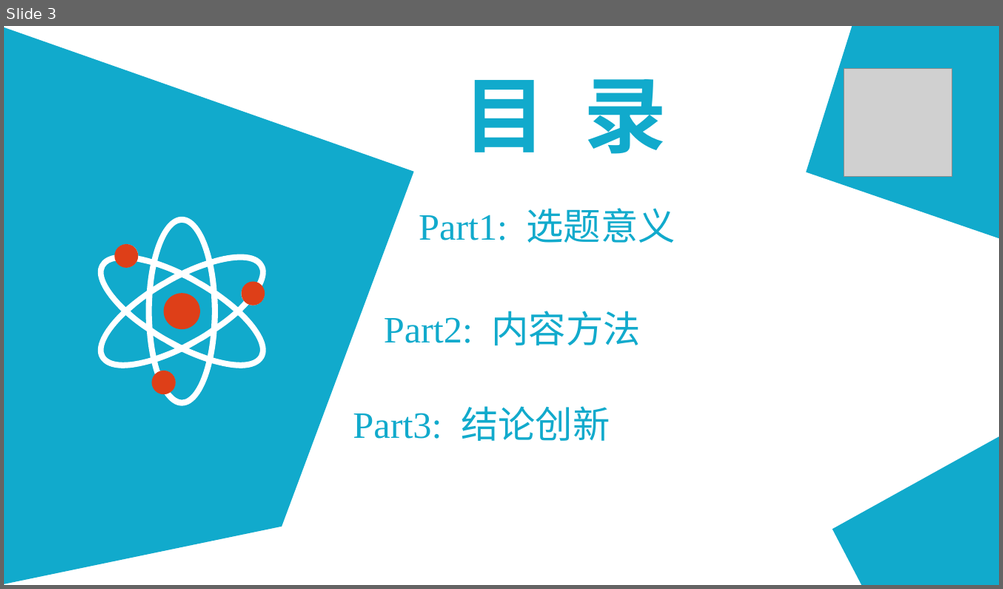
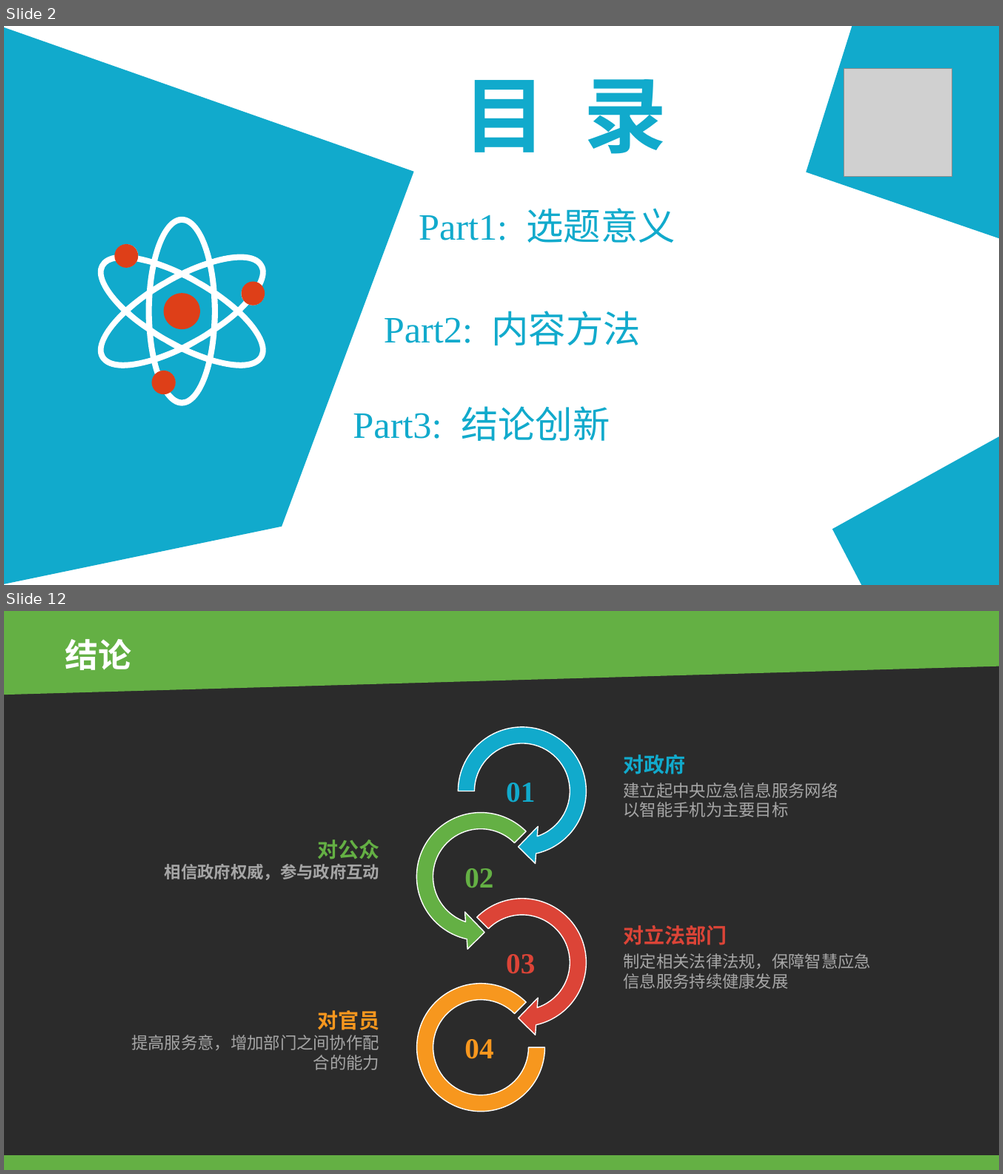
Before and after one commit to RyanWangg/FinalPaper, a slide deck: 毕业论文答辩展示.ppt. Shown one above the other, each under a label of ours: slide 3 before the commit, slides 2 and 12 after it; the slides between them are not shown. The pictures are 1003x589 and 1003x1174 pixels, drawn with LibreOffice and Linux fonts; fonts in the diff are those of the drawing; grey boxes stand for pictures; background and template pictures are left out; a plain dark background stands for a picture behind light text. Boxes give left, top, right and bottom in pixels: in the first picture for what was removed or moved away, otherwise in the second. Text is boxed around its words. In the diff, an @@ line names an element or a change of style, - is before the commit and + after.

```diff
--- a/毕业论文答辩展示.ppt
+++ b/毕业论文答辩展示.ppt
@@ slide 12 added at <box>4,611,999,1170</box>, background picture (left out) @@
@@ freeform shape added at <box>4,611,998,695</box>, fill #64B044 @@
@@ text added at <box>65,639,131,670</box>, 32 pt, text #FFFFFF, bold @@
+结论
@@ text added at <box>623,783,837,817</box>, 16 pt, text #A6A6A6 @@
+对政府
+建立起中央应急信息服务网络
+以智能手机为主要目标
@@ text added at <box>165,840,379,880</box>, 16 pt, text #A6A6A6, bold @@
+对公众
+相信政府权威，参与政府互动
@@ text added at <box>623,925,871,989</box>, 16 pt, text #A6A6A6 @@
+对立法部门
+制定相关法律法规，保障智慧应急信息服务持续健康发展
@@ text added at <box>131,1035,379,1071</box>, 16 pt, text #A6A6A6 @@
+对官员
+提高服务意，增加部门之间协作配合的能力
@@ group added at <box>406,717,597,1112</box>: 4 freeform shapes, 4 texts @@
+01
+02
+03
+04
@@ rectangle added at <box>4,1155,998,1170</box>, fill #64B044 @@
@@ what was slide 3 is now slide 2 @@
```
Also in this commit, not shown: 4 slides changed, 7 other slides added, 15 slides removed.
